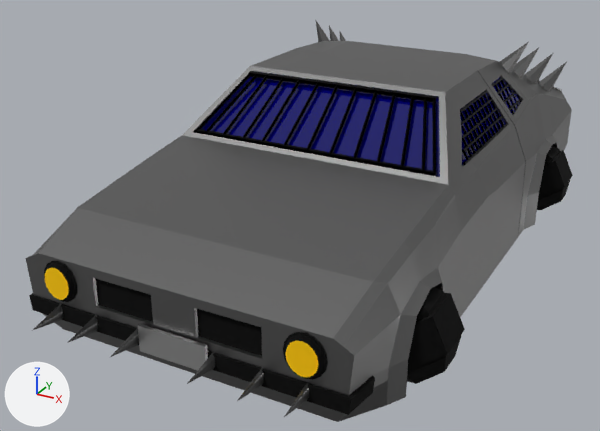
An edit to the FBX model Assets/Art/Characters/Player/SM_Player_Car_02.fbx, drawn before and after from the same camera.
Both versions are drawn from a 50 mm camera at (2.07, -2.51, 2.39) aimed at (-0.18, 1.57, 0.35). Lighting does not change. The marker at lower left points along +X, +Y and +Z. The picture after the commit comes second. Where no turn or scale is listed for an object, it has been applied to the vertices.

Objects in the first picture: 'SM_Player_Car_02'.
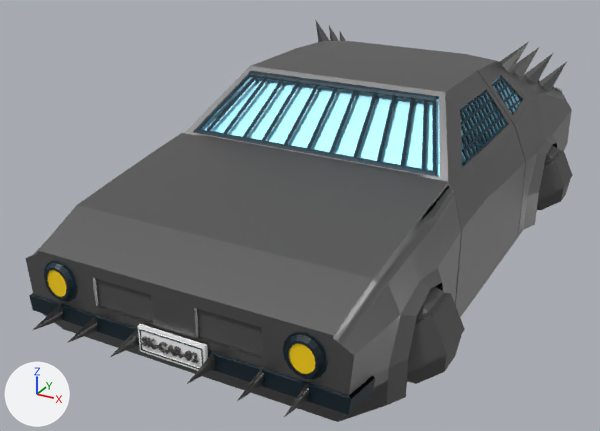
The newer file is also turned or shifted as a whole; pictures and numbers use the older file's frame.

Patch to the scene script:
```diff
--- a/Assets/Art/Characters/Player/SM_Player_Car_02.fbx.py
+++ b/Assets/Art/Characters/Player/SM_Player_Car_02.fbx.py
@@ img_atlas_02_png @@
+img_atlas_02_png = load_image('ATLAS_02.png', '_unpacked/ATLAS_02.png', 2600, 1643, 'sRGB')
@@ mat_m_basic02 @@
+mat_m_basic02 = principled_material('M_Basic02')
+mat_m_basic02.texture = img_atlas_02_png  # with its transparency
@@ me_cube_004 @@
 # used by ob_sm_player_car_02; location = (0.0, 0.0, 0.0)
-me_cube_004.from_pydata(...)  # 2271 vertices, 1825 faces; spans x -1.11..1.12, y -0.17..3.83, z 0.06..1.28
-me_cube_004.materials.append(mat_m_glass)  # picture img_atlas_png
+me_cube_004.from_pydata(...)  # 3797 vertices, 4022 faces; spans x -1.11..1.12, y -0.17..3.83, z 0.06..1.28
+# me_cube_004 part 1: a new loose piece of 324 vertices spanning x -0.13..-0.11, y -0.01..0.0, z 0.32..0.37, in mat_m_basic02 (picture img_atlas_02_png)
+# me_cube_004 part 2: a new loose piece of 260 vertices spanning x -0.04..0.0, y -0.01..0.0, z 0.32..0.37, in mat_m_basic02 (picture img_atlas_02_png)
+# me_cube_004 part 3: a new loose piece of 256 vertices spanning x 0.11..0.14, y -0.01..0.0, z 0.32..0.37, in mat_m_basic02 (picture img_atlas_02_png)
+# me_cube_004 part 4: a new loose piece of 242 vertices spanning x 0.05..0.09, y -0.01..0.0, z 0.32..0.37, in mat_m_basic02 (picture img_atlas_02_png)
+# me_cube_004 part 5: a new loose piece of 234 vertices spanning x 0.14..0.17, y -0.01..0.0, z 0.32..0.37, in mat_m_basic02 (picture img_atlas_02_png)
+# me_cube_004 part 6: a new loose piece of 22 vertices spanning x 0.0..0.05, y -0.01..0.0, z 0.32..0.37, in mat_m_basic02 (picture img_atlas_02_png)
+# me_cube_004 part 7: a new loose piece of 22 vertices spanning x -0.1..-0.06, y -0.01..0.0, z 0.32..0.37, in mat_m_basic02 (picture img_atlas_02_png)
+# me_cube_004 part 8: 26 vertices moved from x -1.04..1.06, y 0.57..1.25, z 0.06..0.86 to x -1.01..1.02, y 0.62..1.25, z 0.06..0.86; 4 vertices removed from x -0.84..0.88, y 1.26, z 0.79..0.81; 154 vertices added at x -0.89..0.93, y 0.0..1.27, z 0.06..0.87
+# me_cube_004 part 9: 1102 kept faces spanning x -1.11..1.12, y 0.0..3.83, z 0.07..1.18 get new texture (UV) coordinates
+# me_cube_004 part 10: 737 faces spanning x -0.94..0.98, y 0.0..3.82, z 0.07..1.18 switch from mat_m_metallic (picture img_atlas_png) to mat_m_basic02 (picture img_atlas_02_png)
+# me_cube_004 part 11: 353 faces spanning x -1.11..1.12, y 0.0..3.83, z 0.09..0.61 switch from mat_m_roughness (picture img_atlas_png) to mat_m_basic02 (picture img_atlas_02_png)
+# other edits to the shape of me_cube_004 do not show in these pictures
```

What differs and where, as boxes (x1, y1, x2, y2) in the pictures (600 x 431 px):
part 1 of me_cube_004, added
    after: (142, 336, 147, 346)
part 2 of me_cube_004, added
    after: (158, 342, 167, 353)
part 3 of me_cube_004, added
    after: (185, 350, 192, 361)
part 4 of me_cube_004, added
    after: (174, 346, 183, 358)
part 5 of me_cube_004, added
    after: (191, 352, 198, 364)
part 6 of me_cube_004, added
    after: (166, 345, 175, 356)
part 7 of me_cube_004, added
    after: (147, 338, 156, 350)
part 8 of me_cube_004, built on
    before: (410, 93, 489, 317)
    after: (38, 66, 489, 377)
part 9 of me_cube_004, surface changed (lighter)
    both: (29, 71, 573, 415)
part 10 of me_cube_004, recoloured
    both: (138, 71, 557, 360)
part 11 of me_cube_004, recoloured
    both: (29, 145, 573, 415)
